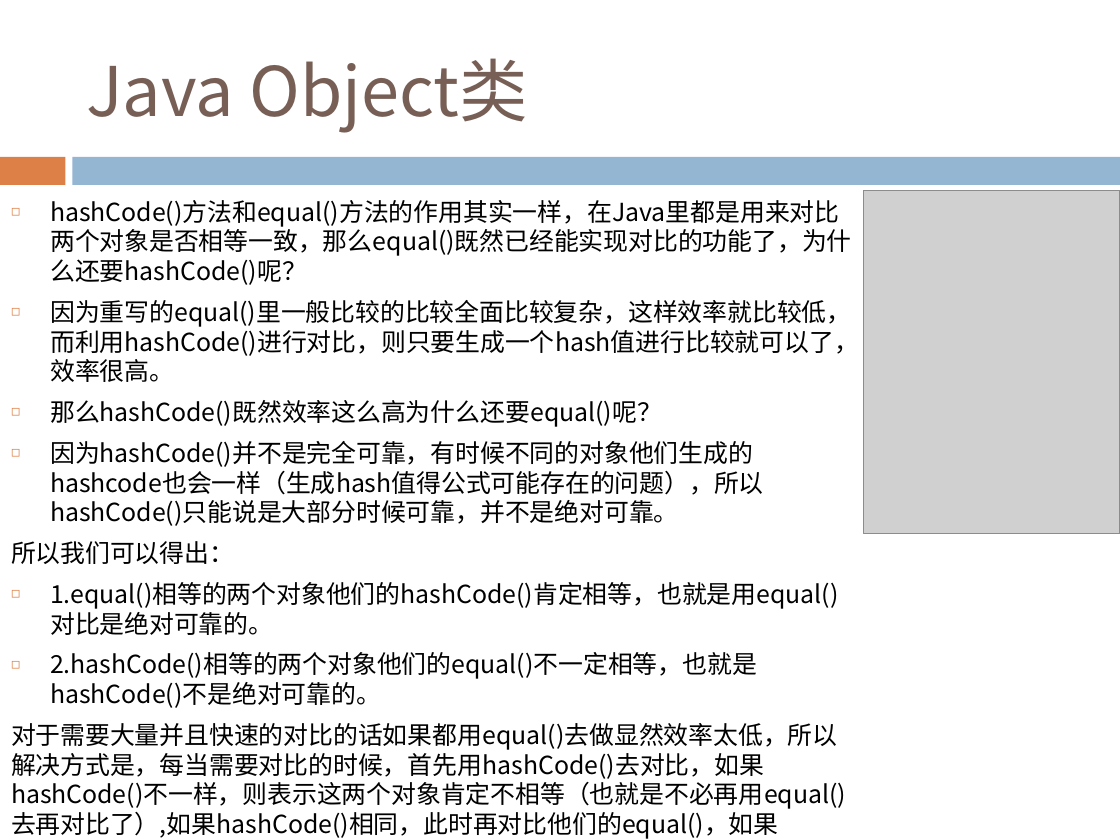
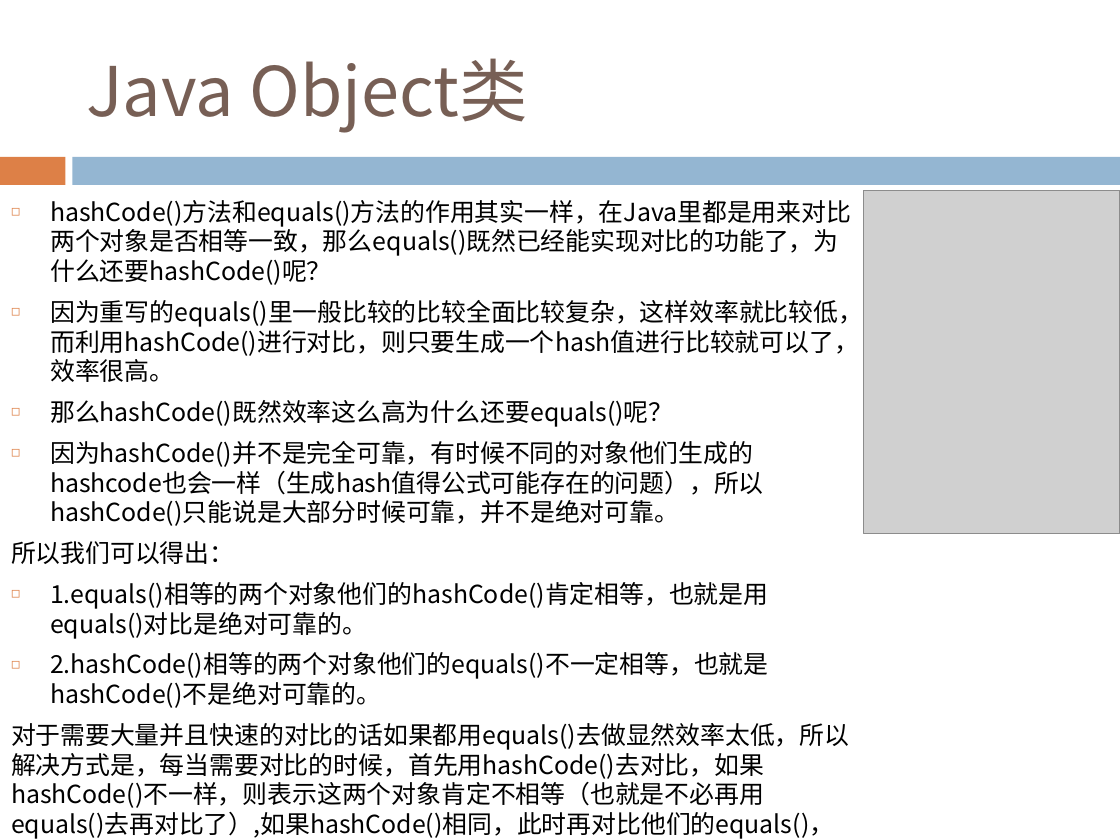
Before and after one commit to Costriod/study, a slide deck: slide 10 of Java基础.pptx. Drawn at 1120x840 pixels with LibreOffice and Linux fonts; fonts in the diff are those of the drawing; grey boxes stand for pictures. Boxes give left, top, right and bottom in pixels: in the first picture for what was removed or moved away, otherwise in the second. Text is boxed around its words. In the diff, an @@ line names an element or a change of style, - is before the commit and + after.

```diff
--- a/Java基础.pptx
+++ b/Java基础.pptx
@@ text at (50,200,863,427): text changed @@
-◻ hashCode()方法和equal()方法的作用其实一样，在Java里都是用来对比两个对象是否相等一致，那么equal()既然已经能实现对比的功能了，为什么还要hashCode()呢？
-◻ 因为重写的equal()里一般比较的比较全面比较复杂，这样效率就比较低，而利用hashCode()进行对比，则只要生成一个hash值进行比较就可以了，效率很高。
-◻ 那么hashCode()既然效率这么高为什么还要equal()呢？
+◻ hashCode()方法和equals()方法的作用其实一样，在Java里都是用来对比两个对象是否相等一致，那么equals()既然已经能实现对比的功能了，为什么还要hashCode()呢？
+◻ 因为重写的equals()里一般比较的比较全面比较复杂，这样效率就比较低，而利用hashCode()进行对比，则只要生成一个hash值进行比较就可以了，效率很高。
+◻ 那么hashCode()既然效率这么高为什么还要equals()呢？
@@ text at (11,582,849,839): text changed @@
-◻ 1.equal()相等的两个对象他们的hashCode()肯定相等，也就是用equal()对比是绝对可靠的。
-◻ 2.hashCode()相等的两个对象他们的equal()不一定相等，也就是hashCode()不是绝对可靠的。
-对于需要大量并且快速的对比的话如果都用equal()去做显然效率太低，所以解决方式是，每当需要对比的时候，首先用hashCode()去对比，如果hashCode()不一样，则表示这两个对象肯定不相等（也就是不必再用equal()去再对比了）,如果hashCode()相同，此时再对比他们的equal()，如果equal()也相同，则表示这两个对象是真的相同了，这样既能大大提高了效率也保证了对比的绝对正确性！
+◻ 1.equals()相等的两个对象他们的hashCode()肯定相等，也就是用equals()对比是绝对可靠的。
+◻ 2.hashCode()相等的两个对象他们的equals()不一定相等，也就是hashCode()不是绝对可靠的。
+对于需要大量并且快速的对比的话如果都用equals()去做显然效率太低，所以解决方式是，每当需要对比的时候，首先用hashCode()去对比，如果hashCode()不一样，则表示这两个对象肯定不相等（也就是不必再用equals()去再对比了）,如果hashCode()相同，此时再对比他们的equals()，如果equals()也相同，则表示这两个对象是真的相同了，这样既能大大提高了效率也保证了对比的绝对正确性！
```
Also in this commit, not shown: 2 other slides changed.
